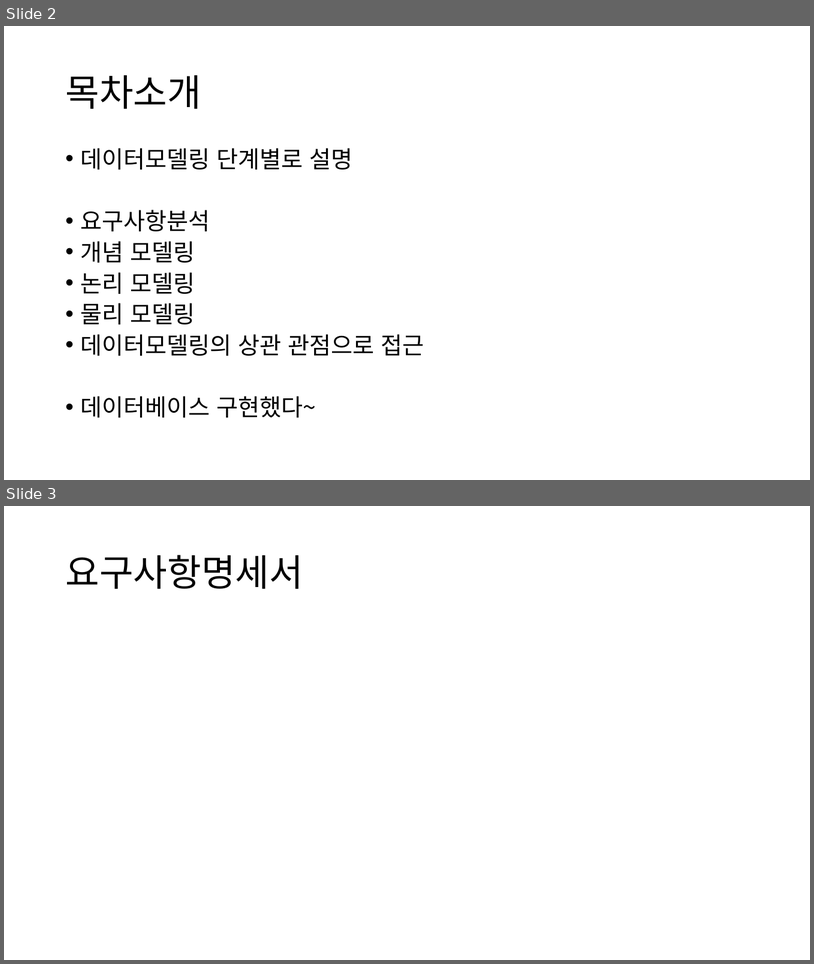
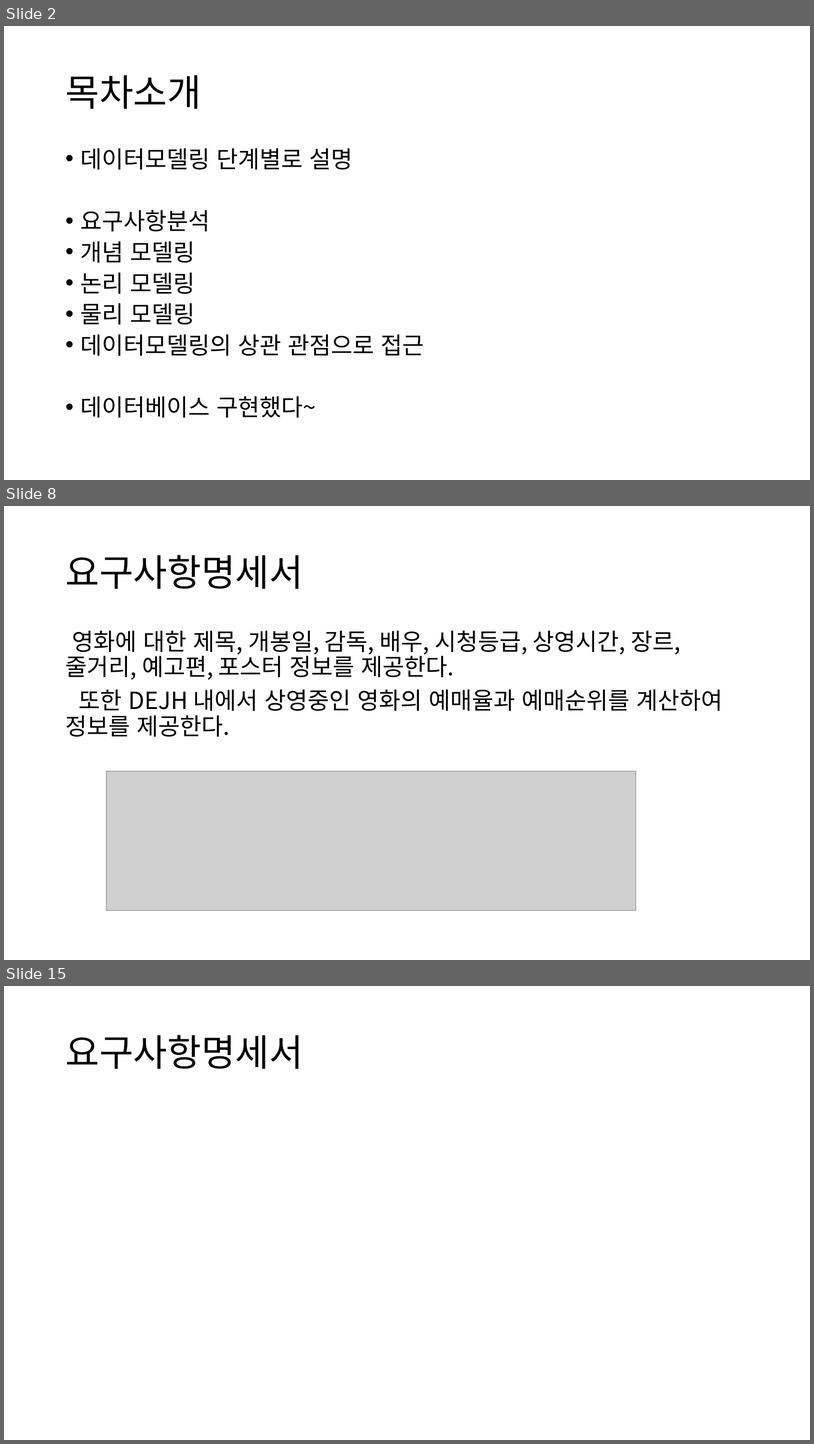
Before and after one commit to Cinema-System/My-Cinema, a slide deck: 중간발표/다은발표준비.pptx. Shown one above the other, each under a label of ours: slides 2 and 3 before the commit, slides 2, 8 and 15 after it; the slides between them are not shown. The pictures are 814x964 and 814x1444 pixels, drawn with LibreOffice and Linux fonts; fonts in the diff are those of the drawing; grey boxes stand for pictures. Boxes give left, top, right and bottom in pixels: in the first picture for what was removed or moved away, otherwise in the second. Text is boxed around its words. In the diff, an @@ line names an element or a change of style, - is before the commit and + after.

```diff
--- a/중간발표/다은발표준비.pptx
+++ b/중간발표/다은발표준비.pptx
@@ slide 8 added at (4,506,810,960), background #FFFFFF @@
@@ title added at (65,555,303,589), 44 pt, text #000000 @@
+요구사항명세서
@@ text added at (65,630,723,736), 28 pt, text #000000 @@
+영화에 대한 제목, 개봉일, 감독, 배우, 시청등급, 상영시간, 장르, 줄거리, 예고편, 포스터 정보를 제공한다.
+또한 DEJH 내에서 상영중인 영화의 예매율과 예매순위를 계산하여 정보를 제공한다.
@@ picture added at (106,771,636,910) @@
@@ what was slide 3 is now slide 15 @@
```
Also in this commit, not shown: 13 other slides added, 2 other files.
